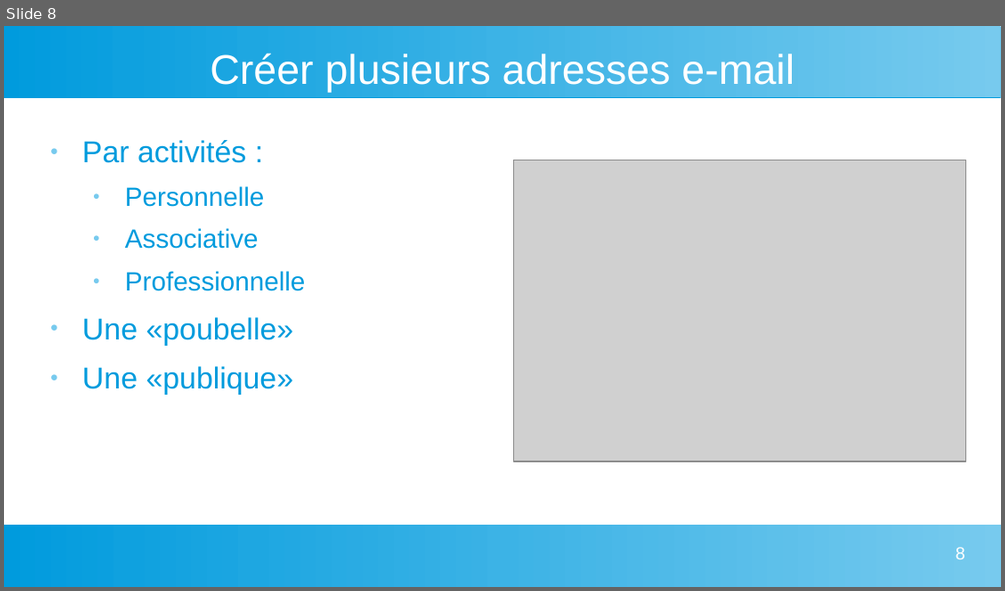
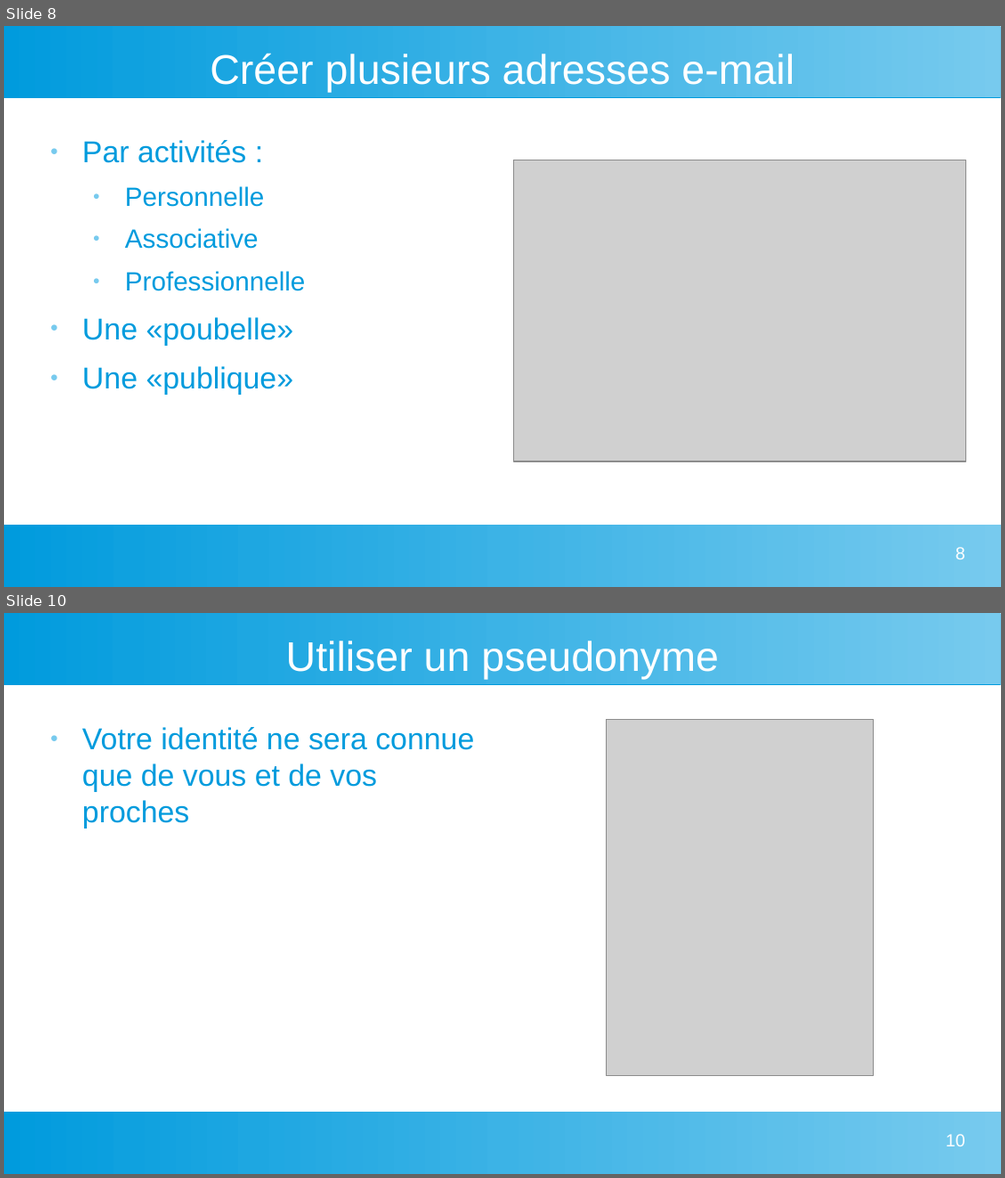
Before and after one commit to vkeller/modulo-gybe, a slide deck: 1C/web/BonnesPratiques.odp. Shown one above the other, each under a label of ours: slide 8 before the commit, slides 8 and 10 after it; the slides between them are not shown. The pictures are 1005x591 and 1005x1178 pixels, drawn with LibreOffice and Linux fonts; fonts in the diff are those of the drawing; grey boxes stand for pictures. Boxes give left, top, right and bottom in pixels: in the first picture for what was removed or moved away, otherwise in the second. Text is boxed around its words. In the diff, an @@ line names an element or a change of style, - is before the commit and + after.

```diff
--- a/1C/web/BonnesPratiques.odp
+++ b/1C/web/BonnesPratiques.odp
@@ slide 10 added at <box>4,613,1001,1174</box>, background #FFFFFF; not listed: 2 template elements that a slide beside it also shows @@
@@ title added at <box>286,641,719,679</box>, 33 pt, text #FFFFFF @@
+Utiliser un pseudonyme
@@ text added at <box>82,727,474,827</box>, 24 pt, text #009BDD @@
+● Votre identité ne sera connue que de vous et de vos proches
@@ picture added at <box>607,720,874,1076</box> @@
@@ page number added at <box>946,1134,965,1146</box>, 14 pt, text #FFFFFF @@
+10
```
Also in this commit, not shown: 1 slide changed, 3 other slides added, 25 other files.
